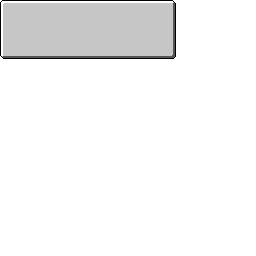
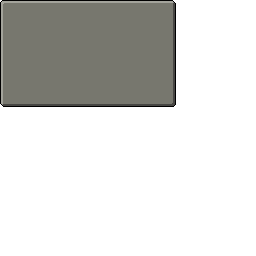
Comparing the layer stacks of the two 256px x 256px images. Changes:
painted on "generic_device.png" over [0, 1, 176, 107]
